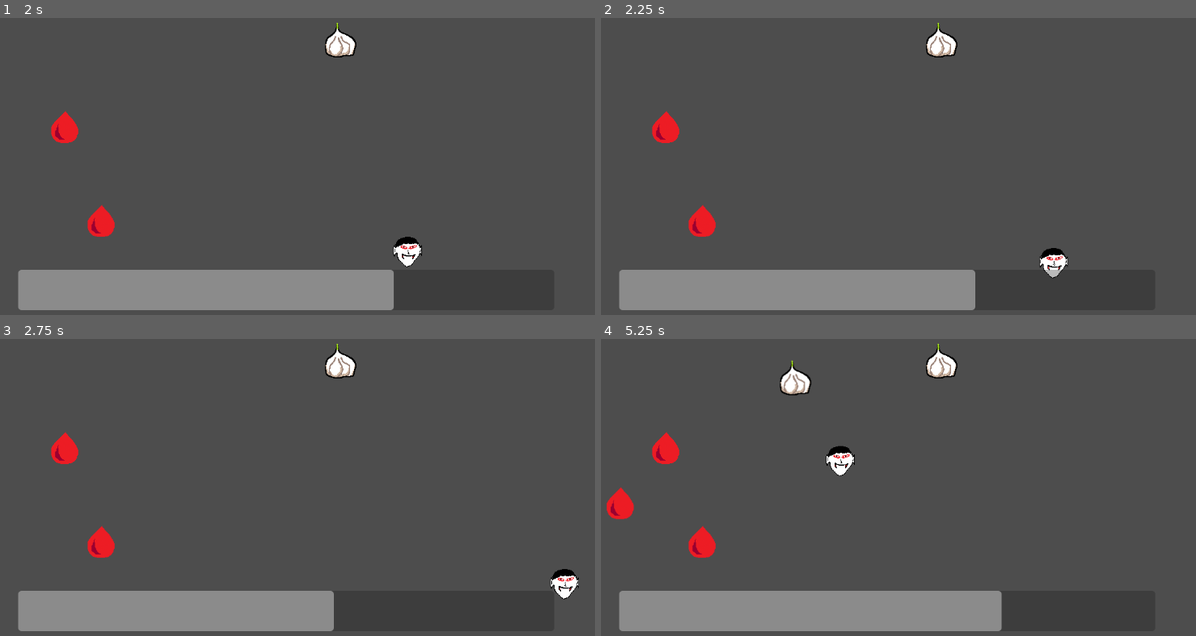
Above: before the commit, frames 1-4 (two rows, left to right).
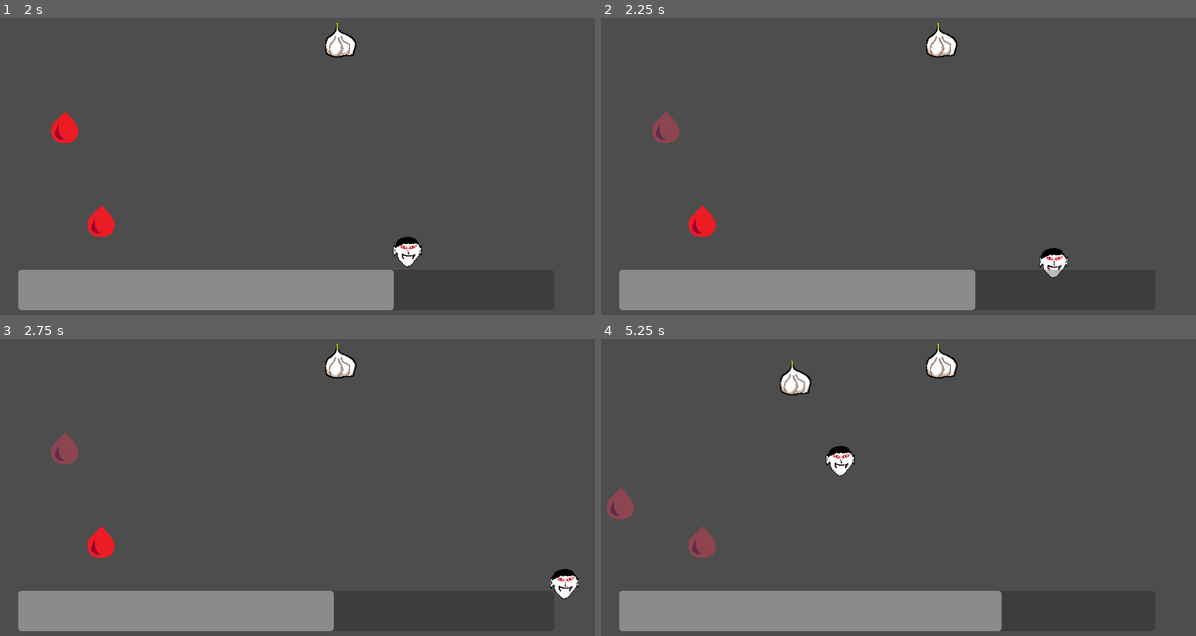
Above: after the commit, the same moments.

Repository: pbagnoud/trijam310
Game: Godot game, scene res://scene/main.tscn
The game is run twice, just before and just after one commit, with the same random seed, the same clock (stepped at 60 frames per second) and the same inputs.
Inputs:
- Up to frame 1 (2 s): hold Right (move_right) 0.53-1.28 s; hold Down (move_down) from 1.28 s (still down)
- Up to frame 2 (2.25 s): release Down (move_down) at 2.03 s; hold Right (move_right) from 2.03 s (still down)
- Up to frame 3 (2.75 s): keep holding Right (move_right)
- Up to frame 4 (5.25 s): release Right (move_right) at 2.78 s; hold Up (move_up) 2.78-3.53 s; hold Left (move_left) 3.53-5.03 s; hold Down (move_down) from 5.03 s (still down)

Frame 1 is identical in both runs. In frame 2, 0.3% of the frame differs, in the area x 8-14%, y 31-43%; in frame 3, 0.3%; in frame 4, 1.0%, in the area x 0-20%, y 31-74%.

Commit message:
le sang devient vieux

Diff:
--- a/trijam310/scene/food.tscn
+++ b/trijam310/scene/food.tscn
@@ -1,7 +1,22 @@
-[gd_scene load_steps=4 format=3 uid="uid://hh7wbs8c81vq"]
+[gd_scene load_steps=6 format=3 uid="uid://hh7wbs8c81vq"]
 
 [ext_resource type="Texture2D" uid="uid://rbcf6vp186sy" path="res://asset/blood.png" id="1_u40k6"]
 [ext_resource type="Script" path="res://script/food.gd" id="1_xhkmg"]
+[ext_resource type="Texture2D" uid="uid://cx7d547jndemr" path="res://asset/blood_old.png" id="3_dpr8s"]
+
+[sub_resource type="SpriteFrames" id="SpriteFrames_ias6q"]
+animations = [{
+"frames": [{
+"duration": 1.0,
+"texture": ExtResource("1_u40k6")
+}, {
+"duration": 1.0,
+"texture": ExtResource("3_dpr8s")
+}],
+"loop": true,
+"name": &"get_old",
+"speed": 5.0
+}]
 
 [sub_resource type="CapsuleShape2D" id="CapsuleShape2D_6g5b0"]
 radius = 27.0
@@ -12,8 +27,9 @@
 collision_mask = 7
 script = ExtResource("1_xhkmg")
 
-[node name="Sprite2D" type="Sprite2D" parent="."]
-texture = ExtResource("1_u40k6")
+[node name="Sprite2D" type="AnimatedSprite2D" parent="."]
+sprite_frames = SubResource("SpriteFrames_ias6q")
+animation = &"get_old"
 
 [node name="CollisionShape2D" type="CollisionShape2D" parent="."]
 shape = SubResource("CapsuleShape2D_6g5b0")
@@ -21,5 +37,10 @@
 [node name="CollisionPolygon2D" type="CollisionPolygon2D" parent="."]
 polygon = PackedVector2Array(0, -28, 22, -1, 23, 16, 12, 28, -9, 29, -17, 26, -25, 15, -25, -1, -15, -13)
 
+[node name="Uptime" type="Timer" parent="."]
+wait_time = 2.0
+autostart = true
+
 [connection signal="area_entered" from="." to="." method="_on_area_entered"]
 [connection signal="body_entered" from="." to="." method="_on_body_entered"]
+[connection signal="timeout" from="Uptime" to="." method="_on_uptime_timeout"]
--- a/trijam310/scene/player.tscn
+++ b/trijam310/scene/player.tscn
@@ -1,6 +1,6 @@
 [gd_scene load_steps=6 format=3 uid="uid://hgqfonbl0v7u"]
 
-[ext_resource type="Texture2D" uid="uid://c7m8axq5cfqq1" path="res://asset/Vampire.png" id="1_2yrg5"]
+[ext_resource type="Texture2D" uid="uid://c7m8axq5cfqq1" path="res://asset/vampire.png" id="1_2yrg5"]
 [ext_resource type="Script" path="res://script/player.gd" id="1_t63xv"]
 [ext_resource type="Texture2D" uid="uid://dvw2stlatlaim" path="res://asset/vampire_malade.png" id="3_s3udh"]
 
--- a/trijam310/script/food.gd
+++ b/trijam310/script/food.gd
@@ -1,10 +1,19 @@
 extends Area2D
 signal ate
 
-
+var old: bool = false
 
 
 func _on_body_entered(body: Node2D) -> void:
 	emit_signal('ate')
 	print('mangé')
 	queue_free()
+
+
+func _on_uptime_timeout() -> void:
+	if old :
+		print("disparu")
+		queue_free()
+	else :
+		$Sprite2D.frame = 1
+		old = true
Binary file added: trijam310/asset/blood_old.png
Not shown, added: trijam310/asset/blood_old.png.import
Not shown, added: trijam310/asset/desktop.ini
